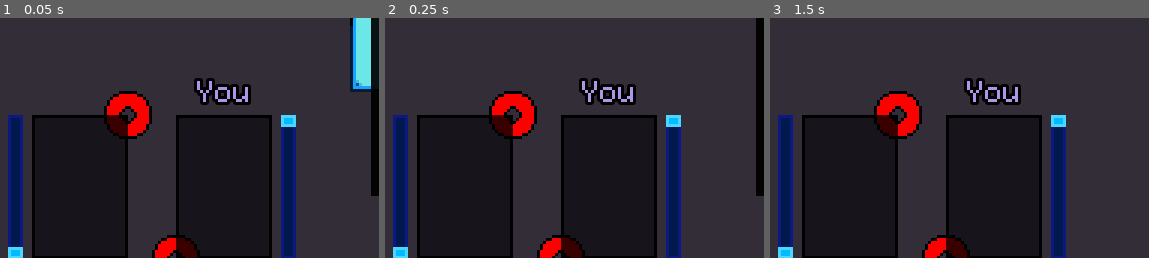
Above: before the commit, frames 1-3 (left to right).
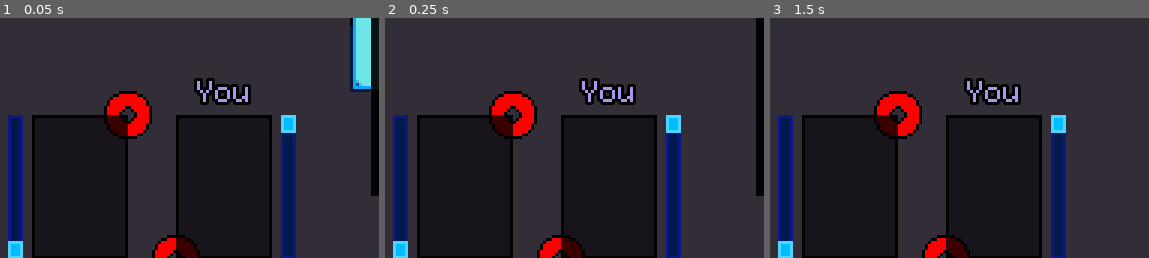
Above: after the commit, the same moments.

Repository: U23RN6M3/Magicae-Manus
Game: Godot game, scene res://Main/Arena.tscn
The game is run twice, just before and just after one commit, with the same random seed, the same clock (stepped at 60 frames per second) and the same inputs. This scene is started directly instead of the project's main scene.
Inputs (mouse positions are % of the whole screen's width and height, from its top left):
- Up to frame 1 (0.05 s): no input
- Up to frame 2 (0.25 s): no input
- Up to frame 3 (1.5 s): tap Enter (ui_accept) at 0.5, 0.77, 1.25 s; move the mouse to (92, 91) at 0.52 s; click (92, 91) at 0.67 s; move the mouse to (83, 91) at 1.27 s; click (83, 91) at 1.42 s
The pictures show only the part of the screen within x 4-54%, y 30-80%; the shares and areas given below are measured in that part.

The runs differ from the first frame. In frame 1, 0.3% of the frame differs, in the area x 2-79%, y 44-97%; in frame 2, 0.3%; in frame 3, 0.3%.

Commit message:
changed charge bar max value

Diff:
--- a/Main/Arena.gd
+++ b/Main/Arena.gd
@@ -235,7 +235,7 @@
 			enemy_charge_meter.value += int(card.effect.right(0))
 			$Charge.play()
 			if player_health.value > 0:
-				if not player_recently_played_card.effect == "#":
+				if not player_recently_played_card.effect.begins_with("#"):
 					if not player_recently_played_card.effect.begins_with("-"):
 						screen_shake.start()
 						$Damaged.play(0.06)
--- a/Main/Arena.tscn
+++ b/Main/Arena.tscn
@@ -146,7 +146,7 @@
 rect_rotation = -90.0
 custom_styles/fg = SubResource( 3 )
 custom_styles/bg = SubResource( 4 )
-max_value = 20.0
+max_value = 10.0
 value = 1.0
 percent_visible = false
 __meta__ = {
@@ -206,7 +206,7 @@
 rect_rotation = 90.0
 custom_styles/fg = SubResource( 3 )
 custom_styles/bg = SubResource( 4 )
-max_value = 20.0
+max_value = 10.0
 value = 1.0
 percent_visible = false
 __meta__ = {
